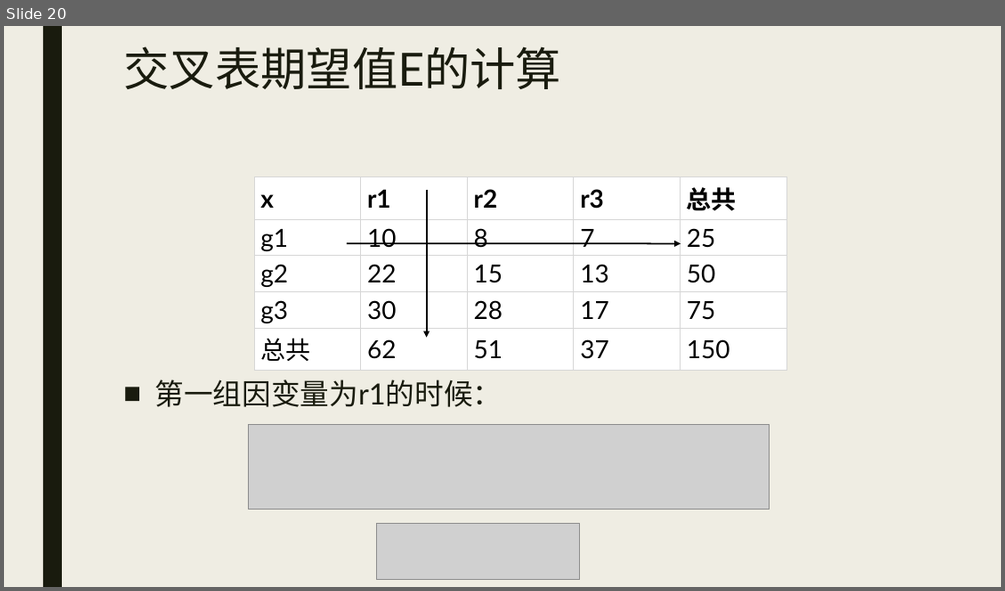
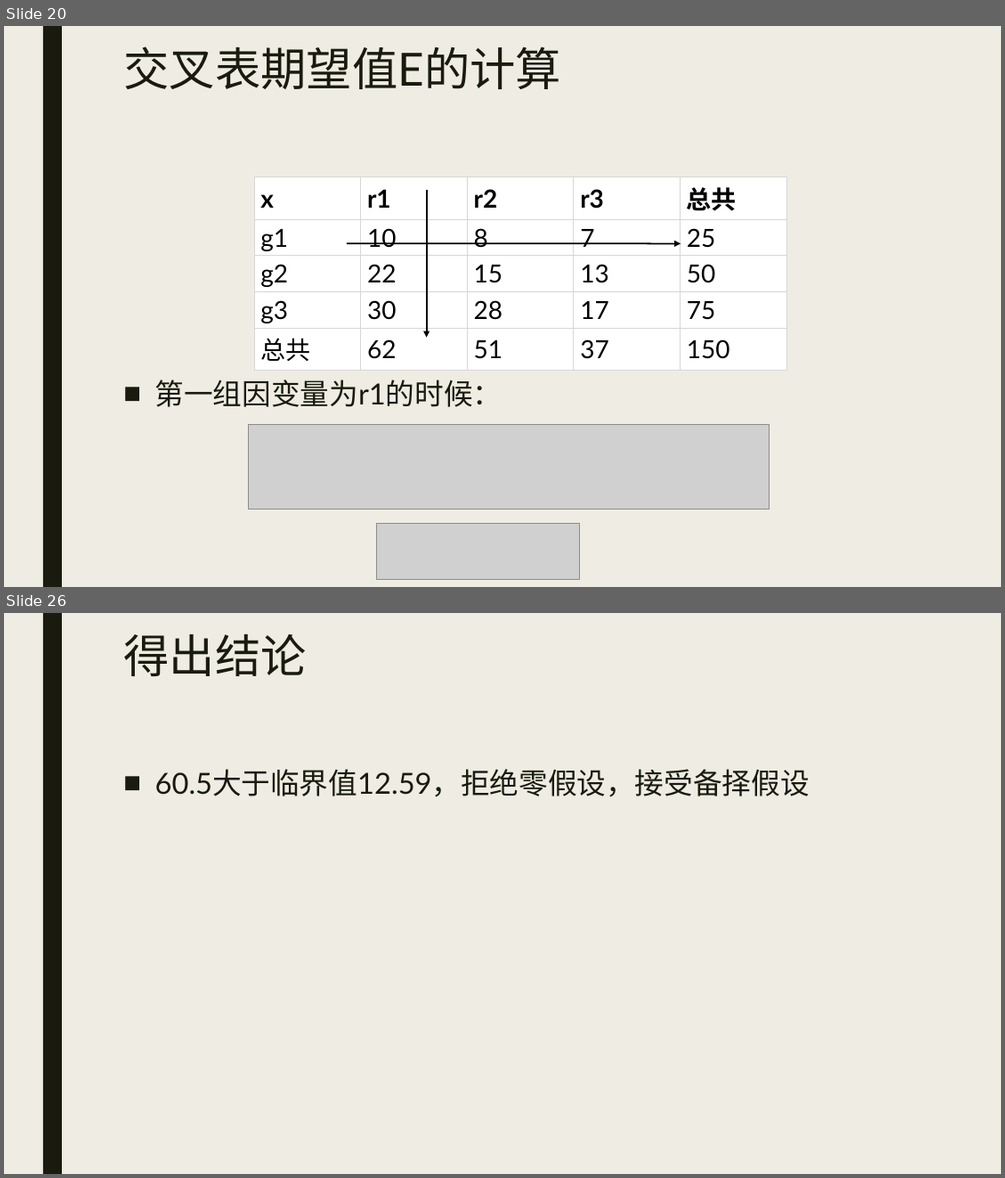
Before and after one commit to beneon/medstat, a slide deck: lect-7/卡方检验.pptx. Shown one above the other, each under a label of ours: slide 20 before the commit, slides 20 and 26 after it; the slides between them are not shown. The pictures are 1005x591 and 1005x1178 pixels, drawn with LibreOffice and Linux fonts; fonts in the diff are those of the drawing; grey boxes stand for pictures. Boxes give left, top, right and bottom in pixels: in the first picture for what was removed or moved away, otherwise in the second. Text is boxed around its words. In the diff, an @@ line names an element or a change of style, - is before the commit and + after.

```diff
--- a/lect-7/卡方检验.pptx
+++ b/lect-7/卡方检验.pptx
@@ slide 26 added at (4, 613, 1001, 1174), background #EFEDE3; not listed: 1 template element that a slide beside it also shows @@
@@ title added at (123, 634, 306, 676), 44 pt, text #191B0E @@
+得出结论
@@ text added at (155, 769, 809, 797), 28 pt, text #191B0E @@
+■ 60.5大于临界值12.59，拒绝零假设，接受备择假设
```
Also in this commit, not shown: 20 other slides added, 1 other file.
